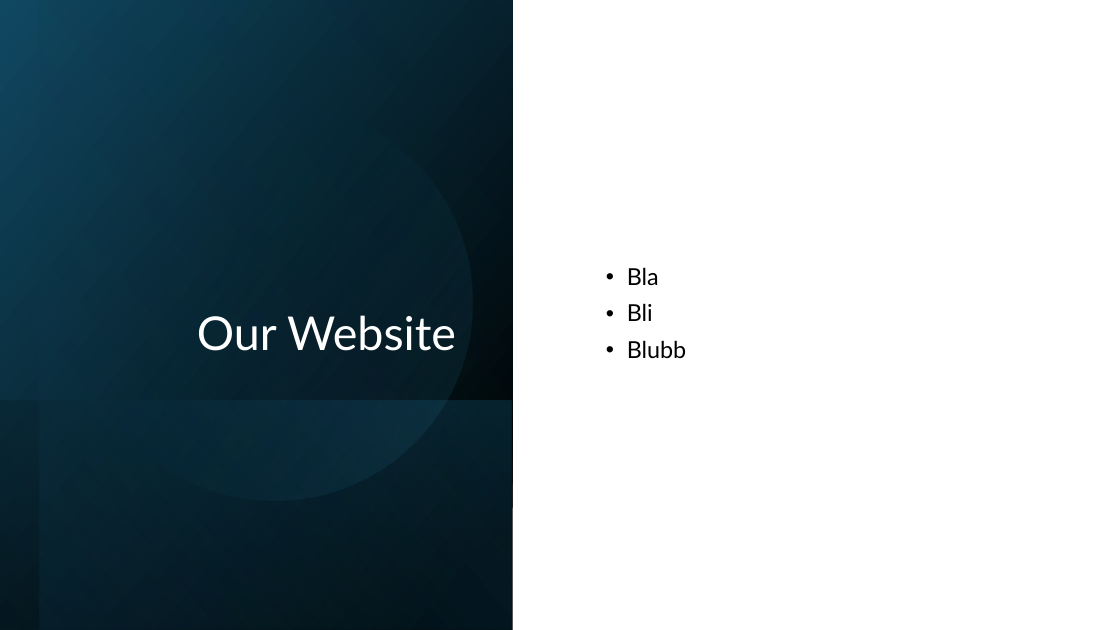
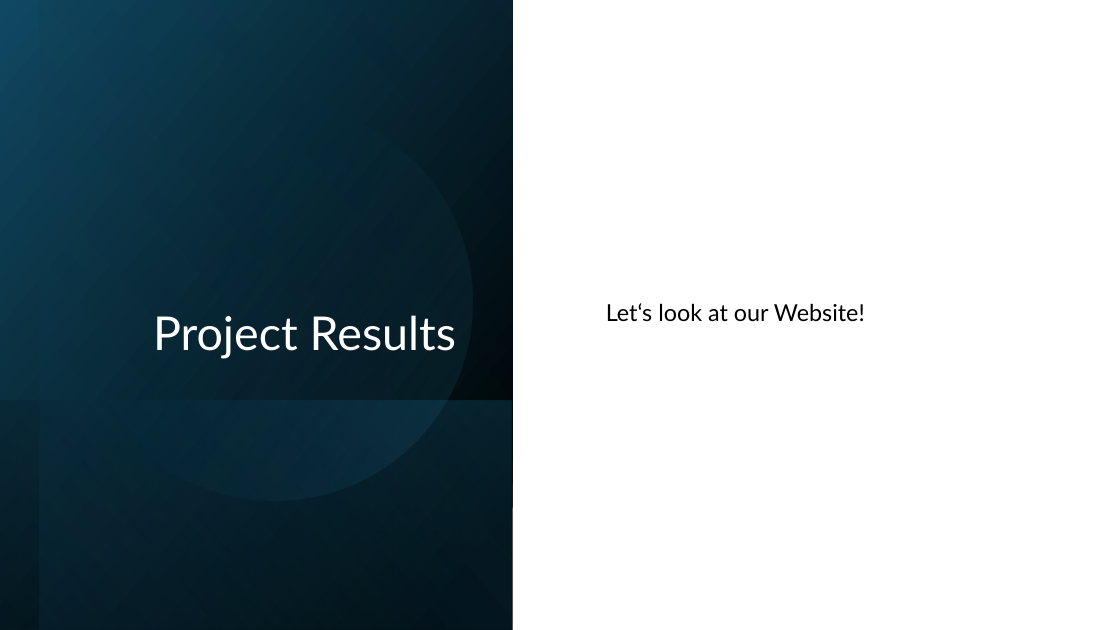
Before and after one commit to EmilieTr/darts_data_science_project, a slide deck: slide 4 of Presentations/DS_Project_Week-4.pptx (slide 5 before the commit). Drawn at 1120x630 pixels with LibreOffice and Linux fonts; fonts in the diff are those of the drawing. Boxes give left, top, right and bottom in pixels: in the first picture for what was removed or moved away, otherwise in the second. Text is boxed around its words. In the diff, an @@ line names an element or a change of style, - is before the commit and + after.

Commit message:
presentation

```diff
--- a/Presentations/DS_Project_Week-4.pptx
+++ b/Presentations/DS_Project_Week-4.pptx
@@ title at <box>153,315,456,359</box>: text changed @@
-Our Website
+Project Results
@@ text at <box>606,303,865,322</box>: text changed @@
-• Bla
-• Bli
-• Blubb
+Let‘s look at our Website!
```
Also in this commit, not shown: 3 other slides changed, 1 slide removed, 1 other file.
